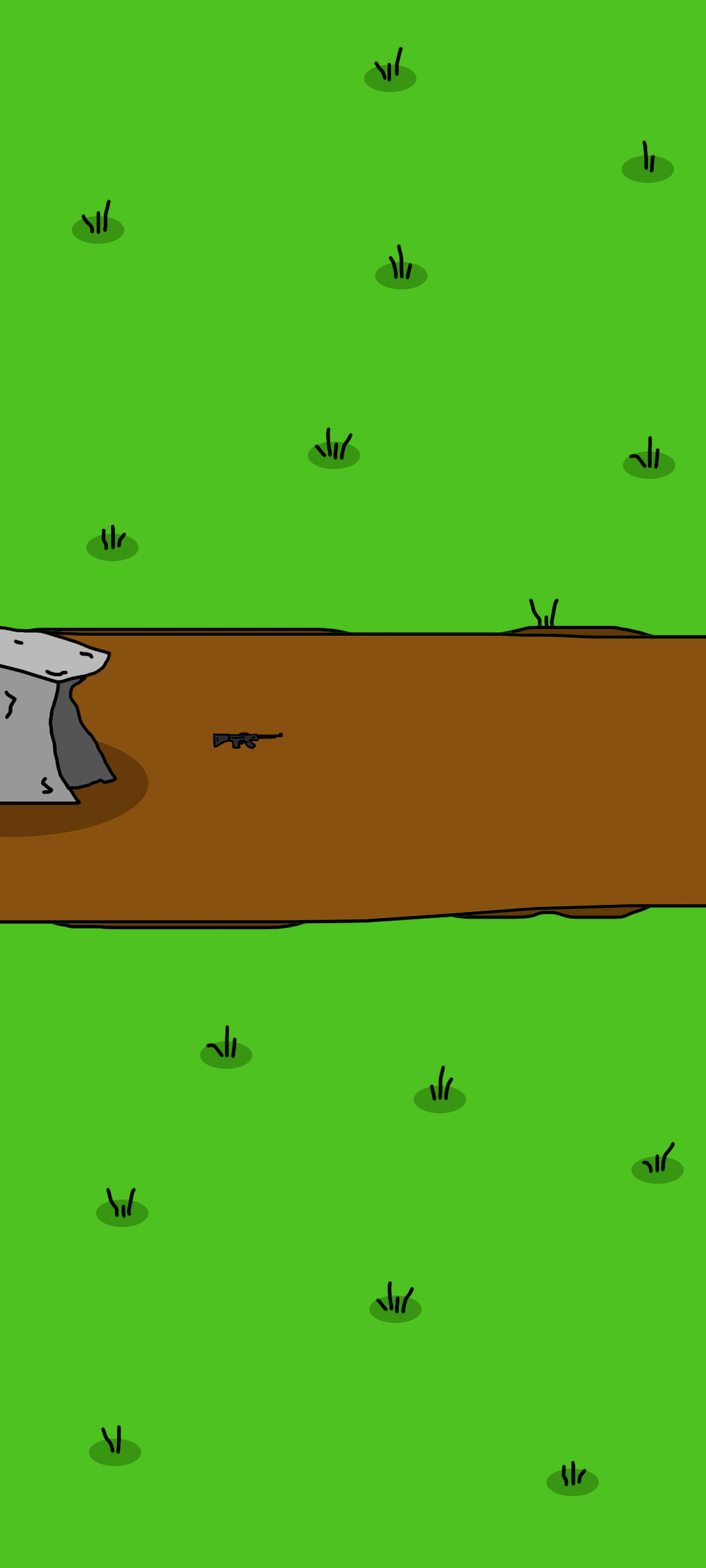
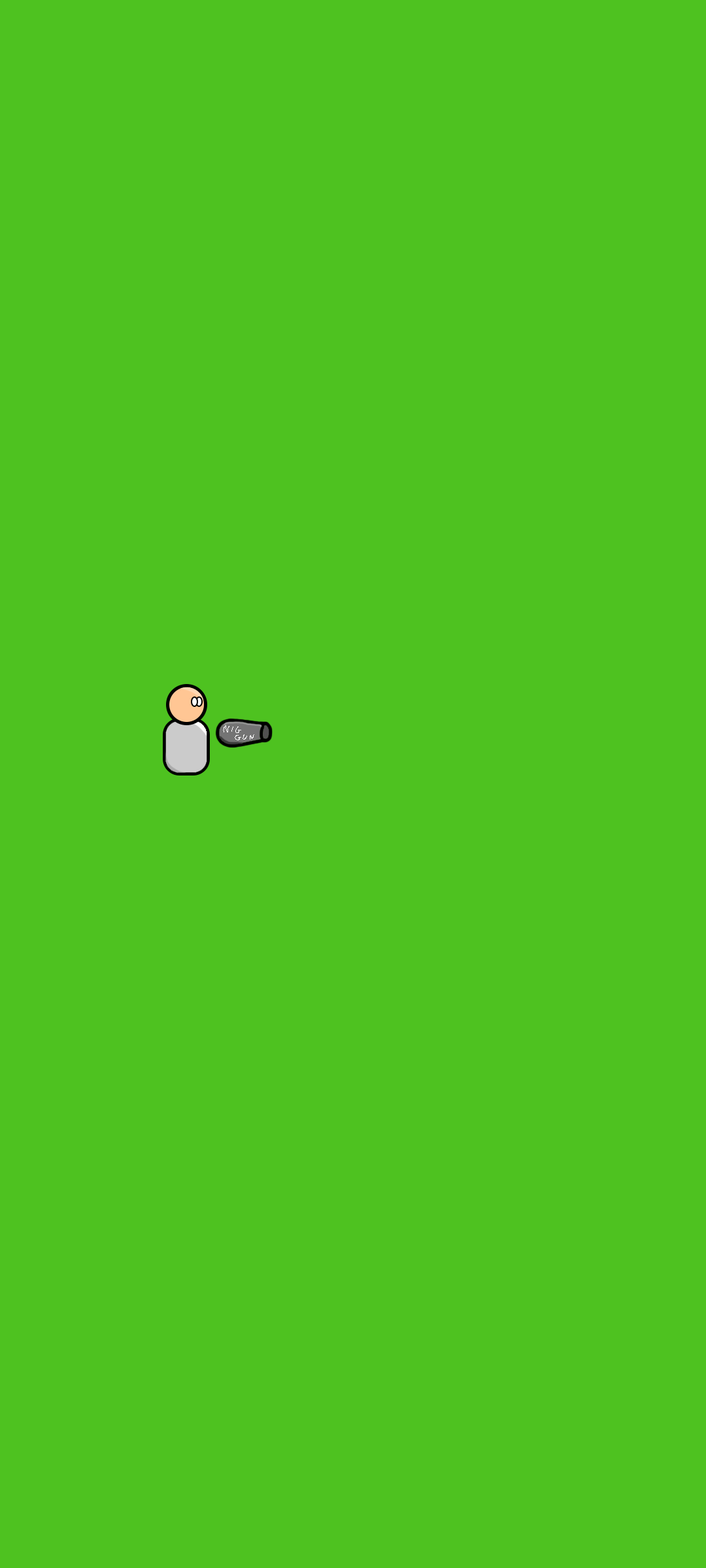
Layers edited between the first and the second 706 × 1568 image:
showed "special4", painted on it over [211, 708, 296, 775]
hid group "mele w" (9 layers) over [151, 689, 253, 769]
hid group "range" (9 layers) over [196, 719, 290, 764]
hid "range7" over [212, 731, 284, 751]
showed "head" over [165, 684, 208, 726]
showed "body" over [162, 718, 210, 776]
hid group "cave" (4 layers), moved it out of group "background1" over [0, 625, 149, 837]
hid "Elipsa 2" (8th of 8, in "cave") over [0, 729, 149, 837]
hid group "grass" (15 layers) over [71, 46, 684, 1497]
hid "Warstwa 4" over [0, 625, 706, 930]
